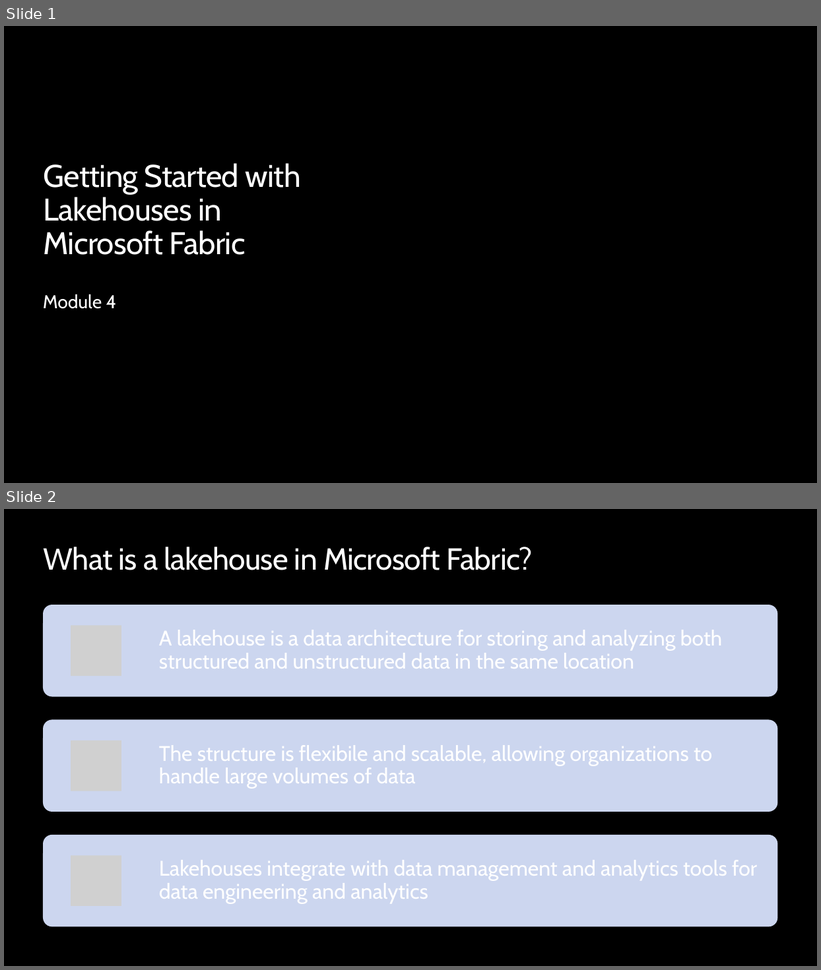
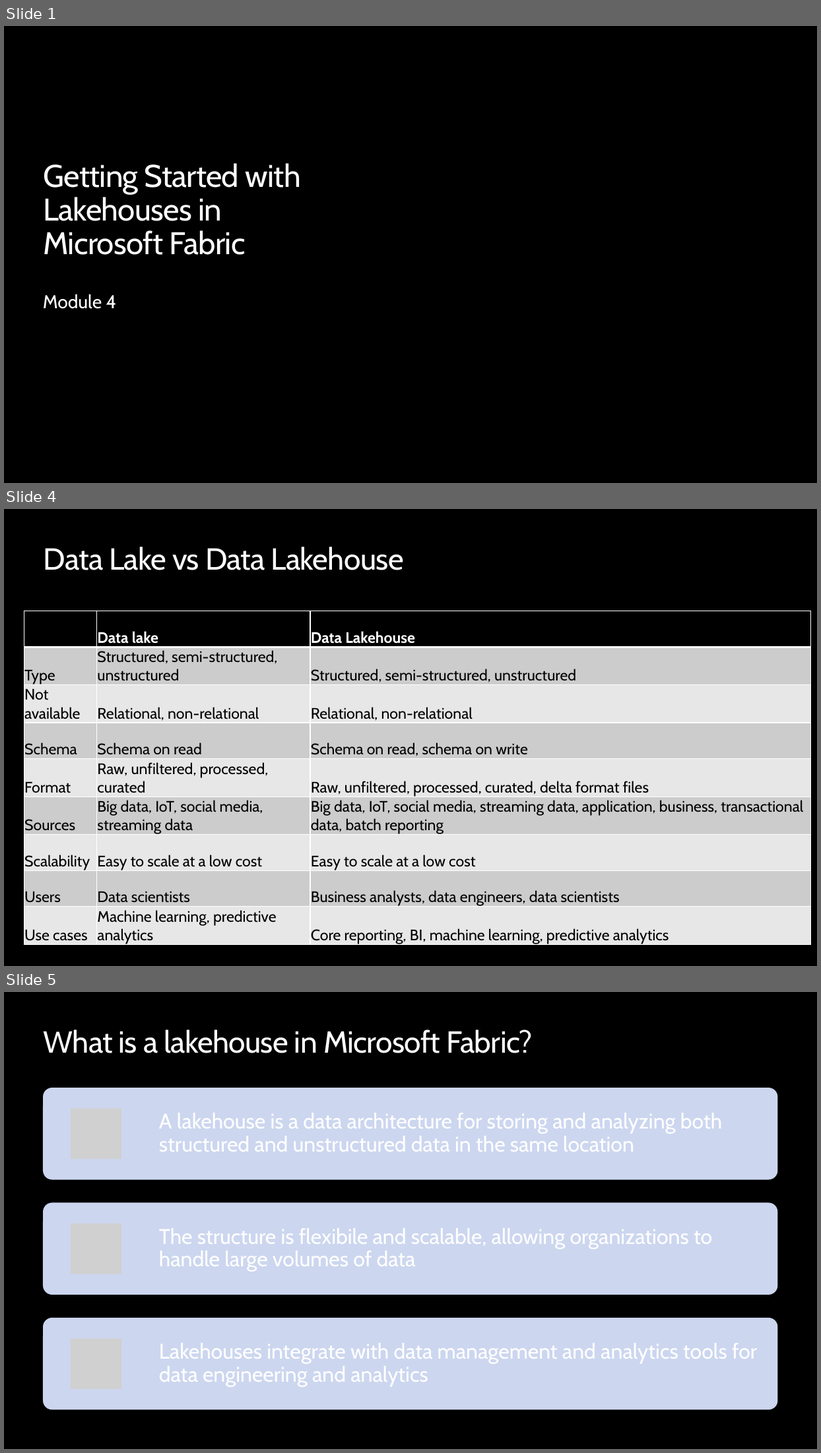
Before and after one commit to opsgility/fabric, a slide deck: slides/Dantoni-Opsgility-MSFabric-Module4.pptx. Shown one above the other, each under a label of ours: slides 1 and 2 before the commit, slides 1, 4 and 5 after it; the slides between them are not shown. The pictures are 821x970 and 821x1453 pixels, drawn with LibreOffice and Linux fonts; fonts in the diff are those of the drawing; grey boxes stand for pictures; background and template pictures are left out. Boxes give left, top, right and bottom in pixels: in the first picture for what was removed or moved away, otherwise in the second. Text is boxed around its words. In the diff, an @@ line names an element or a change of style, - is before the commit and + after.

```diff
--- a/slides/Dantoni-Opsgility-MSFabric-Module4.pptx
+++ b/slides/Dantoni-Opsgility-MSFabric-Module4.pptx
@@ slide 4 added at <box>4,509,817,966</box>, background #000000 @@
@@ title added at <box>43,547,404,570</box>, 36 pt, text #FFFFFF @@
+Data Lake vs Data Lakehouse
@@ table added at <box>24,611,811,947</box>, 9 rows, 3 columns @@
+ | Data lake | Data Lakehouse
+Type | Structured, semi-structured, unstructured | Structured, semi-structured, unstructured
+Not available | Relational, non-relational | Relational, non-relational
+Schema | Schema on read | Schema on read, schema on write
+Format | Raw, unfiltered, processed, curated | Raw, unfiltered, processed, curated, delta format files
+Sources | Big data, IoT, social media, streaming data | Big data, IoT, social media, streaming data, application, business, transactional data, batch reporting
+Scalability | Easy to scale at a low cost | Easy to scale at a low cost
+Users | Data scientists | Business analysts, data engineers, data scientists
+Use cases | Machine learning, predictive analytics | Core reporting, BI, machine learning, predictive analytics
@@ what was slide 2 is now slide 5 @@
```
Also in this commit, not shown: 2 slides changed, 2 other slides added.
